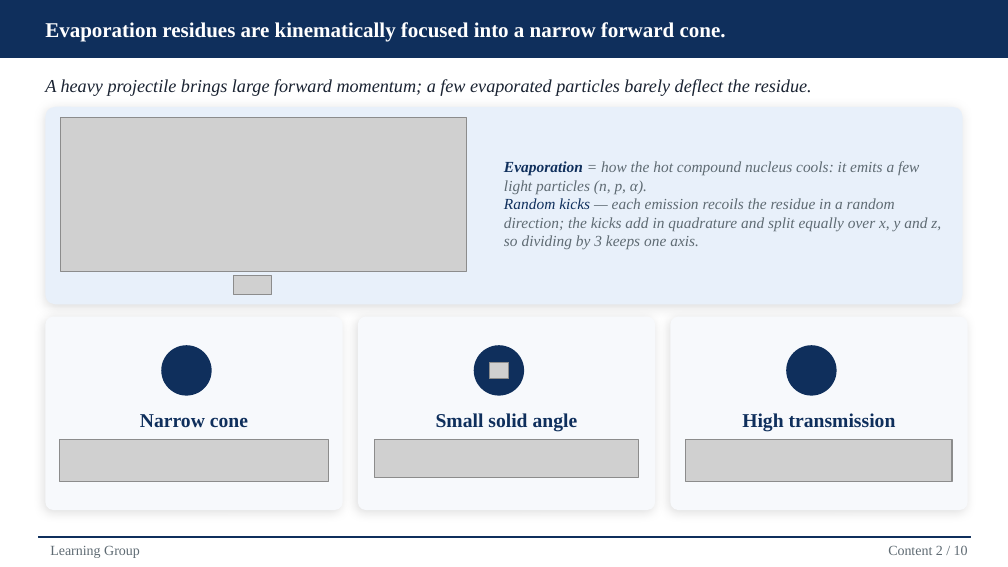
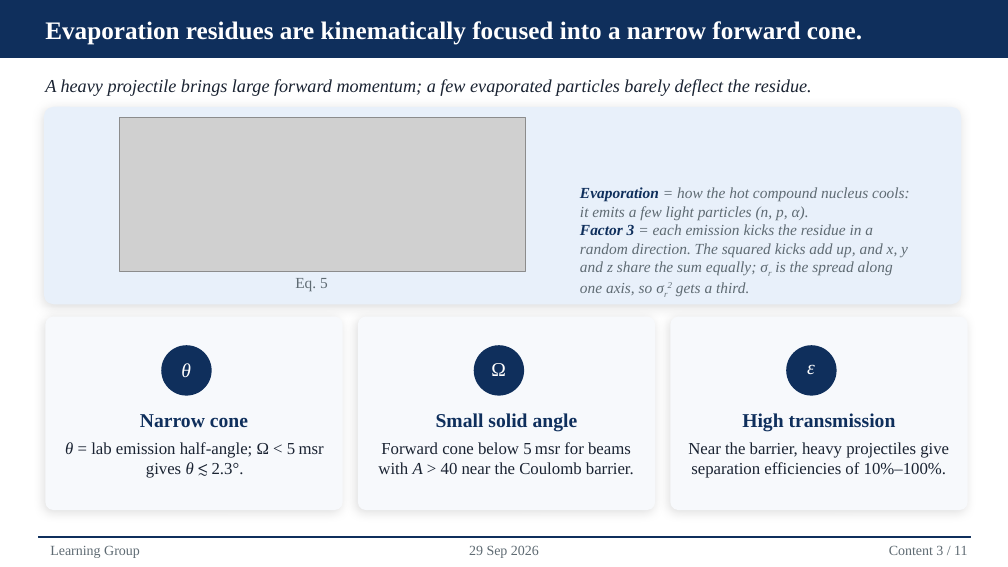
Before and after one commit to Edfghdrtxxx/OrbitOS, a slide deck: slide 7 of 70_Presentations/717_Learning Group-20260916/Velocity Filters Human.pptx (slide 6 before the commit). Drawn at 1008x567 pixels with LibreOffice and Linux fonts; fonts in the diff are those of the drawing; grey boxes stand for pictures; background and template pictures are left out. Boxes give left, top, right and bottom in pixels: in the first picture for what was removed or moved away, otherwise in the second. Text is boxed around its words. In the diff, an @@ line names an element or a change of style, - is before the commit and + after.

```diff
--- a/70_Presentations/717_Learning Group-20260916/Velocity Filters Human.pptx
+++ b/70_Presentations/717_Learning Group-20260916/Velocity Filters Human.pptx
@@ text "Evaporation residues are kinematically focused ..." at box(45, 21, 862, 45): size 15 to 18 pt @@
@@ picture: place and size @@
-picture at box(60, 117, 467, 271)
+picture at box(120, 117, 526, 271)
@@ text at box(580, 187, 910, 296): text changed @@
-Evaporation = how the hot compound nucleus cools: it emits a few light particles (n, p, α).
-Random kicks — each emission recoils the residue in a random direction; the kicks add in quadrature and split equally over x, y and z, so dividing by 3 keeps one axis.
+Evaporation = how the hot compound nucleus cools: it emits a few light particles (n, p, α).
+Factor 3 = each emission kicks the residue in a random direction. The squared kicks add up, and x, y and z share the sum equally; σr is the spread along one axis, so σr2 gets a third.
@@ picture removed at box(234, 276, 272, 295) @@
@@ text added at box(295, 278, 328, 291), 11 pt, text #5F6B73 @@
+Eq. 5
@@ text added at box(181, 363, 191, 377), 14 pt, text #FFFFFF, italic @@
+θ
@@ picture removed at box(489, 363, 508, 379) @@
@@ text added at box(491, 363, 506, 376), 14 pt, text #FFFFFF @@
+Ω
@@ text added at box(807, 364, 815, 375), 14 pt, text #FFFFFF, italic @@
+ε
@@ picture removed at box(59, 440, 329, 482) @@
@@ text added at box(65, 442, 324, 478), 12 pt, text #1A2332 @@
+θ = lab emission half-angle; Ω < 5 msr gives θ ≲ 2.3°.
@@ picture removed at box(375, 440, 638, 479) @@
@@ text added at box(378, 442, 634, 474), 12 pt, text #1A2332 @@
+Forward cone below 5 msr for beams with A > 40 near the Coulomb barrier.
@@ picture removed at box(685, 440, 952, 482) @@
@@ text added at box(688, 442, 949, 478), 12 pt, text #1A2332 @@
+Near the barrier, heavy projectiles give separation efficiencies of 10%–100%.
@@ text added at box(469, 545, 539, 558), 10 pt, text #5F6B73 @@
+29 Sep 2026
@@ text at box(889, 546, 967, 555): text changed @@
-Content 2 / 10
+Content 3 / 11
```
Also in this commit, not shown: 11 other slides changed, 1 slide added, 25 other files.
